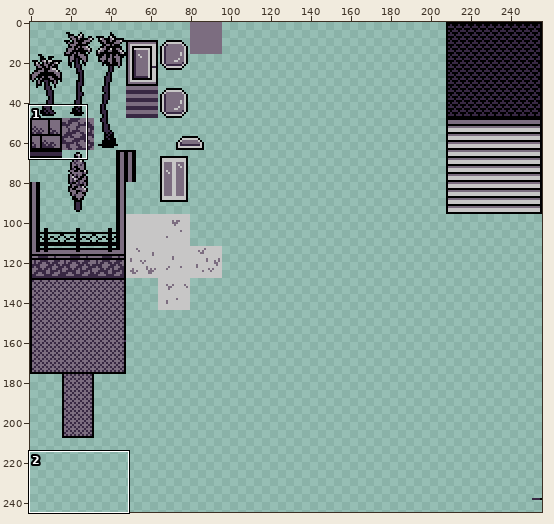
Pixel-art file -- Art/Tilesets/First Stage/Heights1.aseprite. The picture above shows the old version from afar; the outline marks the close-up.
Close-up. Earlier state:
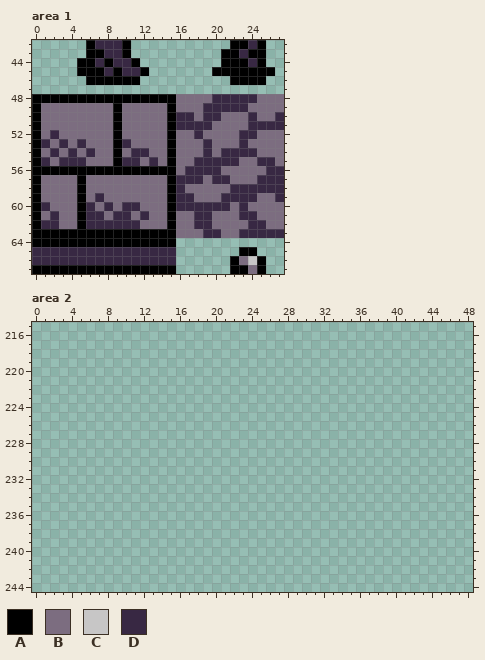
256x256 pixels, 1 frame. Shown: area 1: x 0..27, y 42..67; area 2: x 0..48, y 215..244. The wide view leaves out empty margins.
Palette (. is transparent): A #000000  B #7c6d80  C #c7c6c6  D #382843
Pixels before, area 1, first column x 0:
42 ......ADDDA...........AADA..
43 ......AADDA..........AADAA..
44 .....AADADDA.........AAADA..
45 .....AAADADDA.......AAAAAAA.
46 ......AAAAAA..........AAAA..
47 ............................
48 AAAAAAAAAAAAAAAABBBBDDDDDBBB
49 ABBBBBBBBABBBBBABBBDDDDDBBBB
50 ABBBBBBBBABBBBBADDBDDBBBDBBD
51 ABBBBBBBBABBBBBADDDDBBBBDDDD
52 ABDBBBBBBABBBBBABBDBBBBDDBBB
53 ADBDBDBBBADBBBBABBBDBBBDBBBB
54 ABDBDBDBBABDDBBABBBDBDDDDBBB
55 ADBDDDBBBADDBDBABBDDDDDBBDDB
56 AAAAAAAAAAAAAAAABDDDDBBBBBDD
57 ABBBBABBBBBBBBBADDDBDDBBBDDD
58 ABBBBABBBBBBBBBADBBBBBDDDDDD
59 ABBBBABDBBBBBBBADDBBBDDDDBBD
60 ADBBBADBDBDDBBBADDDDDDBDBBBB
61 ABDBBADDBDDBDBBABBDDBBBDDBBB
62 ADDBBADDDDDDBBBABBDDBBBBDDBB
63 AAAAAAAAAAAAAAAABBBDDBBDDDDD
64 AAAAAAAAAAAAAAAA............
65 DDDDDDDDDDDDDDDD.......AA...
66 DDDDDDDDDDDDDDDD......ABCA..
67 AAAAAAAAAAAAAAAA......AABA..
Once edited:
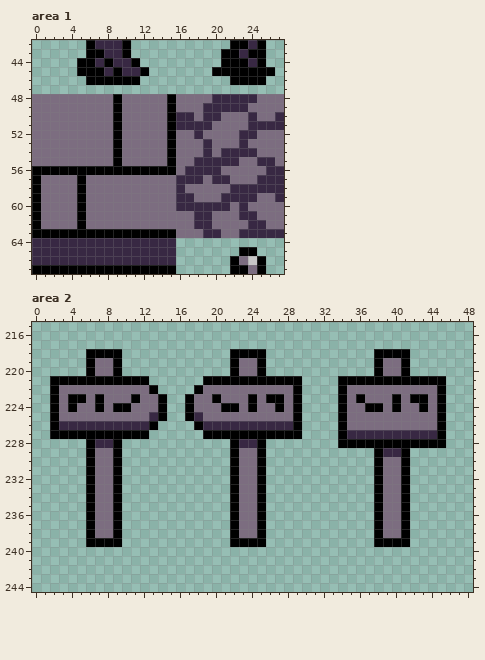
Difference:
Changed rows in their new state; - is an unchanged pixel.
Area 1:
first column x 0:
48 BBBBBBBBB-BBBBB-
49 B---------------
50 B---------------
51 B---------------
52 B-B-------------
53 BB-B-B----B-----
54 B-B-B-B----BB---
55 BB-BBB----BB-B--
57 ---------------B
58 ---------------B
59 -------B-------B
60 -B----B-B-BB---B
61 --B---BB-BB-B--B
62 -BB---BBBBBB---B
64 DDDDDDDDDDDDDDDD
Area 2:
first column x 2:
218 ----AAAA------------AAAA------------AAAA----
219 ----ABBA------------ABBA------------ABBA----
220 ----ABBA------------ABBA------------ABBA----
221 AAAAAAAAAAA------AAAAAAAAAAA----AAAAAAAAAAAA
222 ABBBBBBBBBBA----ABBBBBBBBBBA----ABBBBBBBBBBA
223 ABAABABBBABBA--ABBABBBABAABA----ABABBBABAABA
224 ABABBABAABBBA--ABBBAABABBABA----ABBAABABBABA
225 ABBBBBBBBBBDA--ADBBBBBBBBBBA----ABBBBBBBBBBA
226 ADDDDDDDDDDA----ADDDDDDDDDDA----ABBBBBBBBBBA
227 AAAAAAAAAAA------AAAAAAAAAAA----ADDDDDDDDDDA
228 ----ADDA------------ADDA--------AAAAAAAAAAAA
229 ----ABBA------------ABBA------------ADDA----
230 ----ABBA------------ABBA------------ABBA----
231 ----ABBA------------ABBA------------ABBA----
232 ----ABBA------------ABBA------------ABBA----
233 ----ABBA------------ABBA------------ABBA----
234 ----ABBA------------ABBA------------ABBA----
235 ----ABBA------------ABBA------------ABBA----
236 ----ABBA------------ABBA------------ABBA----
237 ----ABBA------------ABBA------------ABBA----
238 ----ABBA------------ABBA------------ABBA----
239 ----AAAA------------AAAA------------AAAA----
